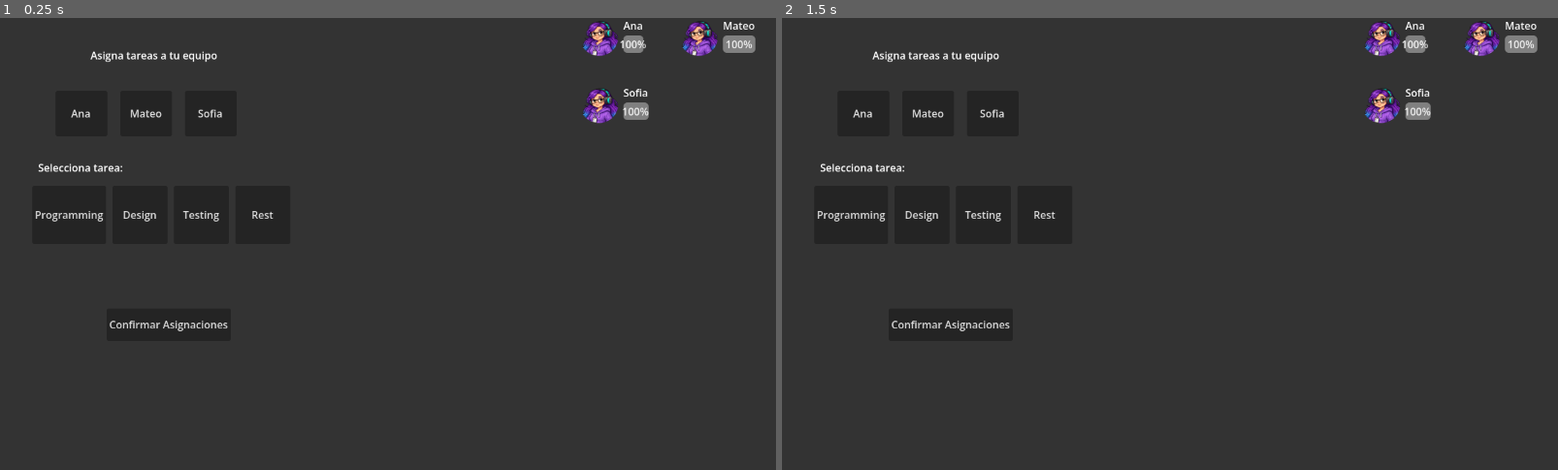
Above: before the commit, frames 1-2 (left to right).
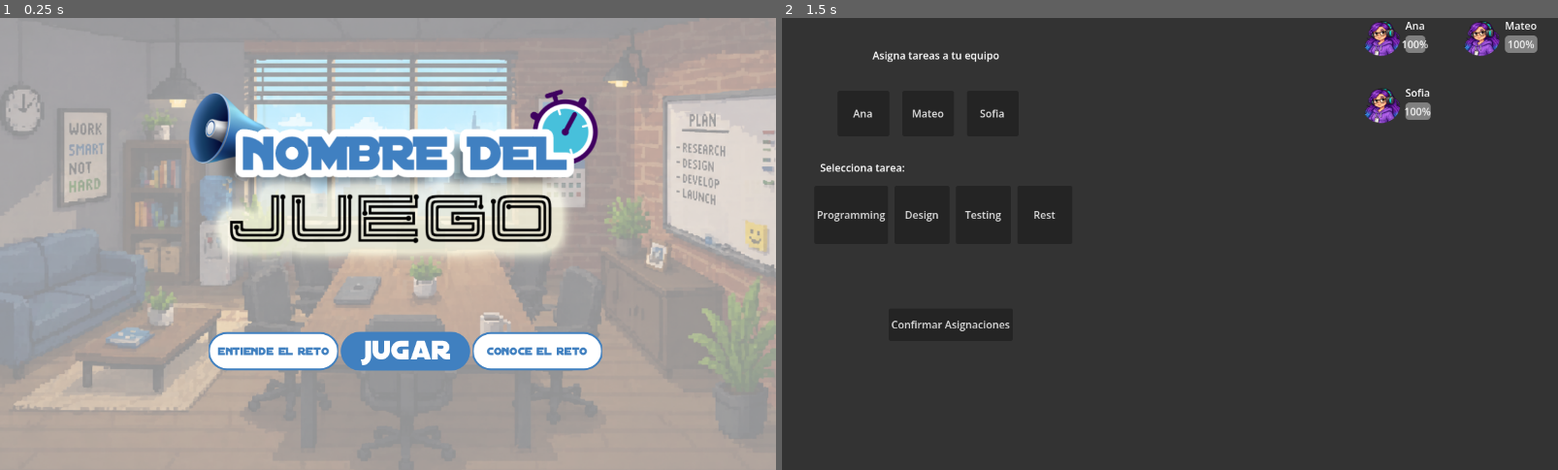
Above: after the commit, the same moments.

Repository: AldoSP/juego-habilidades-blandas
Game: Godot game, scene res://escenas/TitleScreen.tscn
The game is run twice, just before and just after one commit, with the same random seed, the same clock (stepped at 60 frames per second) and the same inputs. Before the commit the project starts from res://escenas/main_game.tscn.
Inputs (mouse positions are in pixels of both pictures, inside the frame that each line leads up to):
- Up to frame 1 (0.25 s): no input
- Up to frame 2 (1.5 s): click (1053, 352) at 0.52 s; click (1185, 352) at 1.27 s

The runs differ from the first frame. In frame 1, 99% of the frame differs, in the area x 0-100%, y 0-100%; in frame 2, nothing differs.

Commit message:
imagen de título
Cambios de imagen de título

Diff:
--- /dev/null
+++ b/escenas/TitleScreen.tscn
@@ -0,0 +1,35 @@
+[gd_scene format=3 uid="uid://cthqm8sj5slv5"]
+
+[ext_resource type="Script" uid="uid://b0r11la4xwt3s" path="res://scripts/escena.gd" id="1_tch7t"]
+[ext_resource type="Texture2D" uid="uid://66tik74je5bg" path="res://assets/sprites/Imagen_Pantalla_Inicio.png" id="2_aawgh"]
+[ext_resource type="Texture2D" uid="uid://cm7sndpdbc24u" path="res://assets/sprites/BtnEntiende.png" id="3_qmpo2"]
+[ext_resource type="Texture2D" uid="uid://ck2rck83vyp5e" path="res://assets/sprites/BtnJUGAR.png" id="4_6mopb"]
+[ext_resource type="Texture2D" uid="uid://cpcaragijgt56" path="res://assets/sprites/BtnConoce.png" id="5_fpto8"]
+
+[node name="Escena1" type="Node2D" unique_id=161524590]
+script = ExtResource("1_tch7t")
+
+[node name="Fondo" type="Sprite2D" parent="." unique_id=308655436]
+position = Vector2(608, 362.00003)
+scale = Vector2(1.0283333, 1.0385716)
+texture = ExtResource("2_aawgh")
+
+[node name="HBoxContainer" type="HBoxContainer" parent="." unique_id=864910546]
+offset_left = 323.0
+offset_top = 486.0
+offset_right = 931.0
+offset_bottom = 546.0
+
+[node name="TextureButton2" type="TextureButton" parent="HBoxContainer" unique_id=2097124204]
+layout_mode = 2
+texture_normal = ExtResource("3_qmpo2")
+
+[node name="TextureButton" type="TextureButton" parent="HBoxContainer" unique_id=1567844371]
+layout_mode = 2
+texture_normal = ExtResource("4_6mopb")
+
+[node name="TextureButton3" type="TextureButton" parent="HBoxContainer" unique_id=656092603]
+layout_mode = 2
+texture_normal = ExtResource("5_fpto8")
+
+[connection signal="pressed" from="HBoxContainer/TextureButton" to="." method="_on_texture_button_pressed"]
--- a/escenas/escena_1.tscn
+++ /dev/null
@@ -1,43 +0,0 @@
-[gd_scene format=3 uid="uid://cthqm8sj5slv5"]
-
-[ext_resource type="Script" uid="uid://b0r11la4xwt3s" path="res://scripts/escena.gd" id="1_0mg33"]
-[ext_resource type="Texture2D" uid="uid://bs56h85mck6a0" path="res://assets/EscenaOficina (1).jpg" id="2_rjdl1"]
-[ext_resource type="Texture2D" uid="uid://se2xqsxumnii" path="res://assets/sprites/Jhonatan.png" id="3_meahv"]
-
-[node name="Escena1" type="Node2D" unique_id=161524590]
-script = ExtResource("1_0mg33")
-
-[node name="Fondo" type="Sprite2D" parent="." unique_id=308655436]
-position = Vector2(598.8751, 403.25)
-scale = Vector2(0.39975002, 0.39975002)
-texture = ExtResource("2_rjdl1")
-
-[node name="Personaje" type="Sprite2D" parent="." unique_id=1939580233]
-position = Vector2(587, 454)
-scale = Vector2(0.38256788, 0.3825679)
-texture = ExtResource("3_meahv")
-
-[node name="UI" type="CanvasLayer" parent="." unique_id=1086806386]
-
-[node name="CajaDialogo" type="ColorRect" parent="UI" unique_id=884086777]
-offset_left = 210.0
-offset_top = 75.0
-offset_right = 994.0
-offset_bottom = 217.0
-color = Color(0.13725491, 0.14509805, 0.13725491, 0.7294118)
-
-[node name="Texto" type="Label" parent="UI/CajaDialogo" unique_id=1267091224]
-layout_mode = 0
-offset_left = 47.0
-offset_top = 39.0
-offset_right = 716.0
-offset_bottom = 107.0
-text = "Prueba de texto prueba de texto prueba de textoprueba de textoprueba de texto
-prueba de texto prueba de texto prueba de texto prueba de texto prueba de texto"
-autowrap_mode = 2
-
-[node name="Nombre" type="Label" parent="UI/CajaDialogo" unique_id=328361287]
-layout_mode = 0
-offset_right = 40.0
-offset_bottom = 23.0
-text = "NombrePersonaje"
--- a/escenas/escena_2.gd
+++ /dev/null
@@ -1,8 +0,0 @@
-extends Node2D
-
-func _input(event):
-	if event.is_action_pressed("ui_accept"):
-		cambiar_escena()
-
-func cambiar_escena():
-	get_tree().change_scene_to_file("res://escenas/escena_trabajo.tscn")
--- a/escenas/escena_2.tscn
+++ b/escenas/escena_2.tscn
@@ -1,15 +1,26 @@
 [gd_scene format=3 uid="uid://bb7mi6sp6upk4"]
 
-[ext_resource type="Script" uid="uid://cqvc5qloe56gi" path="res://escenas/escena_2.gd" id="1_0afbk"]
-[ext_resource type="Texture2D" uid="uid://bok3l8eyeem20" path="res://assets/EscenaInicioFinDia (1).jpg" id="1_weykm"]
+[sub_resource type="GDScript" id="GDScript_ja5nc"]
+script/source = "extends Node2D
+
+func _input(event):
+	if event.is_action_pressed(\"ui_accept\"):
+		cambiar_escena()
+
+func cambiar_escena():
+	get_tree().change_scene_to_file(\"res://escenas/escena_trabajo.tscn\")
+"
+
+[sub_resource type="CompressedTexture2D" id="CompressedTexture2D_weykm"]
+load_path = "res://.godot/imported/EscenaInicioFinDia (1).jpg-edd3f9f6292b9e415aee4a492b11d2dd.ctex"
 
 [node name="Escena2" type="Node2D" unique_id=1886407383]
-script = ExtResource("1_0afbk")
+script = SubResource("GDScript_ja5nc")
 
 [node name="Sprite2D" type="Sprite2D" parent="." unique_id=13101992]
 position = Vector2(597, 301)
 scale = Vector2(0.19863519, 0.19863516)
-texture = ExtResource("1_weykm")
+texture = SubResource("CompressedTexture2D_weykm")
 
 [node name="UI" type="CanvasLayer" parent="." unique_id=311878828]
 
--- a/escenas/escena_trabajo.tscn
+++ b/escenas/escena_trabajo.tscn
@@ -1,8 +1,10 @@
 [gd_scene format=3 uid="uid://cva5nnb3b1n1h"]
 
-[ext_resource type="Texture2D" uid="uid://cbwnb03uguqyp" path="res://assets/EscenaOficinaTrabajo.jpg" id="1_5l4rs"]
 [ext_resource type="Texture2D" uid="uid://b16tvob31p2ke" path="res://assets/sprites/MiniKarol.png" id="1_mnnyy"]
 [ext_resource type="Script" uid="uid://b51mtcwu2lnqt" path="res://escenas/personaje.gd" id="2_qufif"]
+
+[sub_resource type="CompressedTexture2D" id="CompressedTexture2D_qufif"]
+load_path = "res://.godot/imported/EscenaOficinaTrabajo.jpg-57341619c6298c90eaefd01934c90649.ctex"
 
 [node name="EscenaTrabajo" type="Node2D" unique_id=1769141888]
 metadata/_edit_horizontal_guides_ = [-138.0]
@@ -10,7 +12,7 @@
 [node name="Fondo" type="Sprite2D" parent="." unique_id=1093790257]
 position = Vector2(592.75336, 406.75)
 scale = Vector2(0.9350052, 0.9350051)
-texture = ExtResource("1_5l4rs")
+texture = SubResource("CompressedTexture2D_qufif")
 
 [node name="TareaDescanso" type="ColorRect" parent="." unique_id=379234331]
 offset_left = 960.0
--- a/escenas/node_2d.tscn
+++ b/escenas/node_2d.tscn
@@ -1,8 +1,12 @@
 [gd_scene format=3 uid="uid://cttx80rt51g08"]
 
 [ext_resource type="Texture2D" uid="uid://se2xqsxumnii" path="res://assets/sprites/Jhonatan.png" id="1_67bck"]
-[ext_resource type="Texture2D" uid="uid://bs56h85mck6a0" path="res://assets/EscenaOficina (1).jpg" id="2_hdjqb"]
-[ext_resource type="Texture2D" uid="uid://bok3l8eyeem20" path="res://assets/EscenaInicioFinDia (1).jpg" id="3_hdjqb"]
+
+[sub_resource type="CompressedTexture2D" id="CompressedTexture2D_1ac00"]
+load_path = "res://.godot/imported/EscenaOficina (1).jpg-d7ac5326044a1a233124d0676a5bcf6e.ctex"
+
+[sub_resource type="CompressedTexture2D" id="CompressedTexture2D_weykm"]
+load_path = "res://.godot/imported/EscenaInicioFinDia (1).jpg-edd3f9f6292b9e415aee4a492b11d2dd.ctex"
 
 [node name="UI" type="Node2D" unique_id=985150822]
 
@@ -22,7 +26,7 @@
 [node name="EscenaOficina(1)" type="Sprite2D" parent="CanvasLayer" unique_id=1003880911]
 position = Vector2(608, 345)
 scale = Vector2(0.418, 0.418)
-texture = ExtResource("2_hdjqb")
+texture = SubResource("CompressedTexture2D_1ac00")
 
 [node name="ParallaxBackground" type="ParallaxBackground" parent="." unique_id=1595251902]
 
@@ -32,7 +36,7 @@
 visible = false
 position = Vector2(608.00006, 343.00003)
 scale = Vector2(0.20704679, 0.20704679)
-texture = ExtResource("3_hdjqb")
+texture = SubResource("CompressedTexture2D_weykm")
 
 [node name="Dialogos_base" type="Node2D" parent="." unique_id=704704172]
 
--- a/project.godot
+++ b/project.godot
@@ -11,7 +11,7 @@
 [application]
 
 config/name="Habilidades blandas"
-run/main_scene="res://escenas/main_game.tscn"
+run/main_scene="uid://cthqm8sj5slv5"
 config/features=PackedStringArray("4.6", "GL Compatibility")
 config/icon="res://icon.svg"
 
--- a/scripts/escena.gd
+++ b/scripts/escena.gd
@@ -1,31 +1,7 @@
 extends Node2D
 
-var dialogos = [
-	{"nombre": "NombrePersonaje", "texto": "Hola... ¿estás ahí?"},
-	{"nombre": "NombrePersonaje", "texto": "Este es nuestro primer diálogo."},
-	{"nombre": "NombrePersonaje", "texto": "Vamos a cambiar de escena pronto..."}
-]
 
-var indice = 0
 
-@onready var texto = $UI/CajaDialogo/Texto
-@onready var nombre = $UI/CajaDialogo/Nombre
 
-func _ready():
-	mostrar_dialogo()
-
-func mostrar_dialogo():
-	nombre.text = dialogos[indice]["nombre"]
-	texto.text = dialogos[indice]["texto"]
-
-func _input(event):
-	if event.is_action_pressed("ui_accept"):
-		indice += 1
-
-		if indice < dialogos.size():
-			mostrar_dialogo()
-		else:
-			cambiar_escena()
-
-func cambiar_escena():
-	get_tree().change_scene_to_file("res://escenas/escena_2.tscn")
+func _on_texture_button_pressed() -> void:
+	get_tree().change_scene_to_file("res://escenas/main_game.tscn")
Binary file removed: assets/EscenaInicioFinDia (1).jpg
Binary file removed: assets/EscenaOficina (1).jpg
Binary file removed: assets/EscenaOficinaTrabajo.jpg
Binary file added: assets/sprites/BtnAzul.png
Not shown, changed: assets/sprites/BtnAzul.png.import
Binary file added: assets/sprites/BtnBlanco.png
Not shown, changed: assets/sprites/BtnBlanco.png.import
Binary file added: assets/sprites/BtnConoce.png
Not shown, added: assets/sprites/BtnConoce.png.import
Binary file added: assets/sprites/BtnEntiende.png
Not shown, changed: assets/sprites/BtnEntiende.png.import
Binary file added: assets/sprites/BtnJUGAR.png
(and 4 more such lines)
